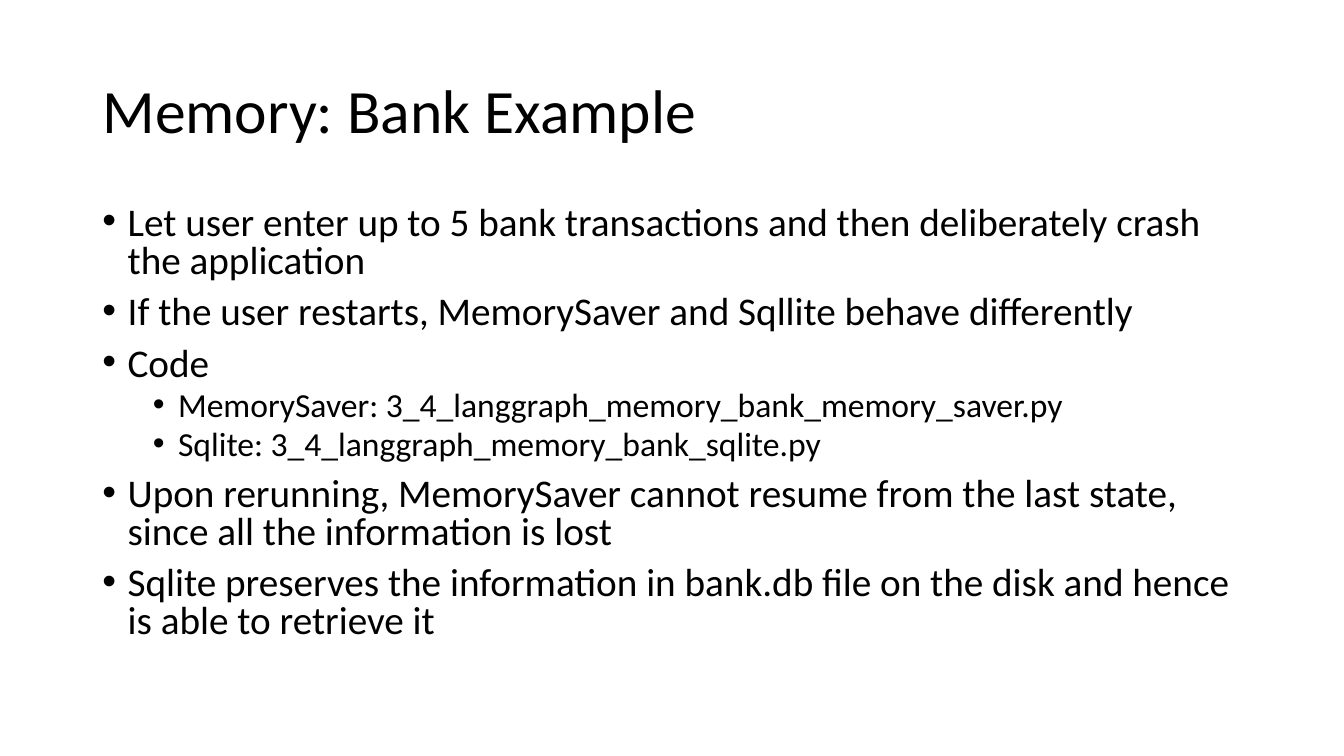
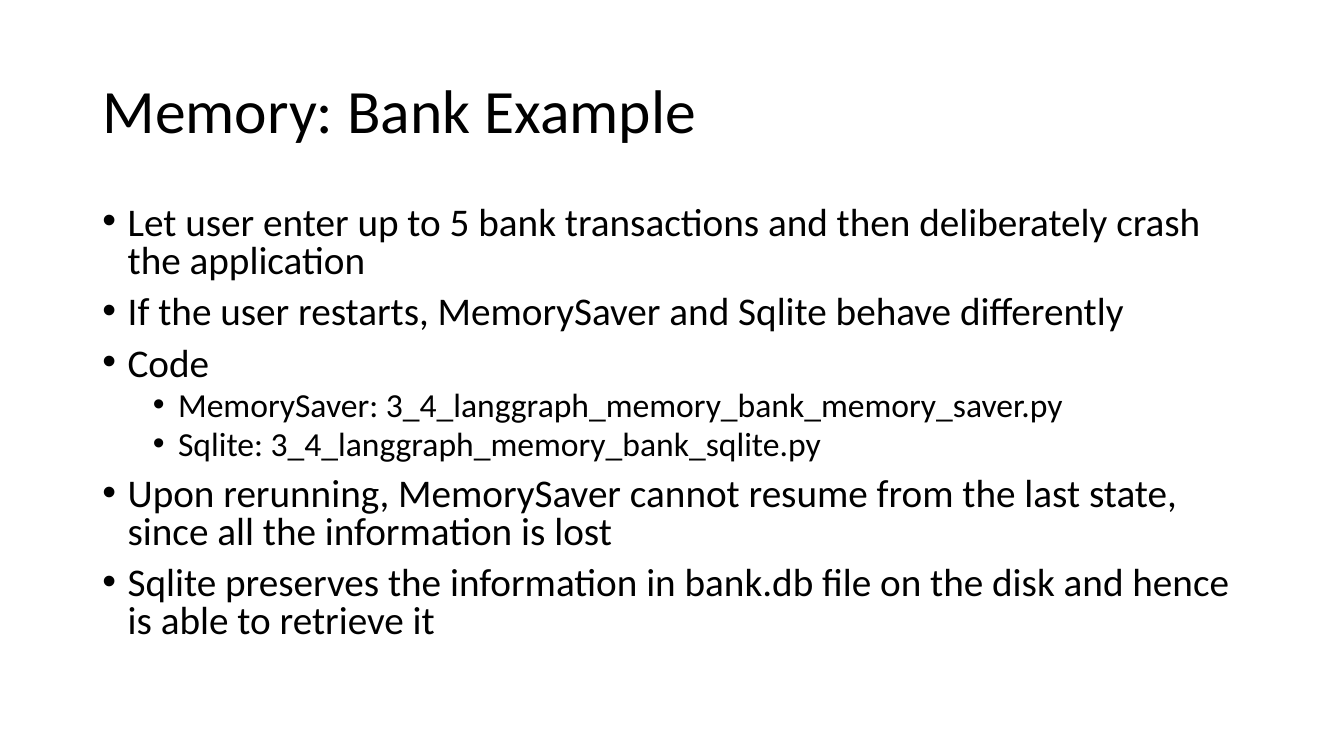
Before and after one commit to atulkahatecdac/agenticai_real, a slide deck: slide 71 of presentation/Agentic AI - Realpage.pptx. Drawn at 1344x756 pixels with LibreOffice and Linux fonts; fonts in the diff are those of the drawing. Boxes give left, top, right and bottom in pixels: in the first picture for what was removed or moved away, otherwise in the second. Text is boxed around its words. In the diff, an @@ line names an element or a change of style, - is before the commit and + after.

```diff
--- a/presentation/Agentic AI - Realpage.pptx
+++ b/presentation/Agentic AI - Realpage.pptx
@@ text at [128,297,1123,332]: text changed @@
-• If the user restarts, MemorySaver and Sqllite behave differently
+• If the user restarts, MemorySaver and Sqlite behave differently
```
Also in this commit, not shown: 23 slides added, 19 other files.
